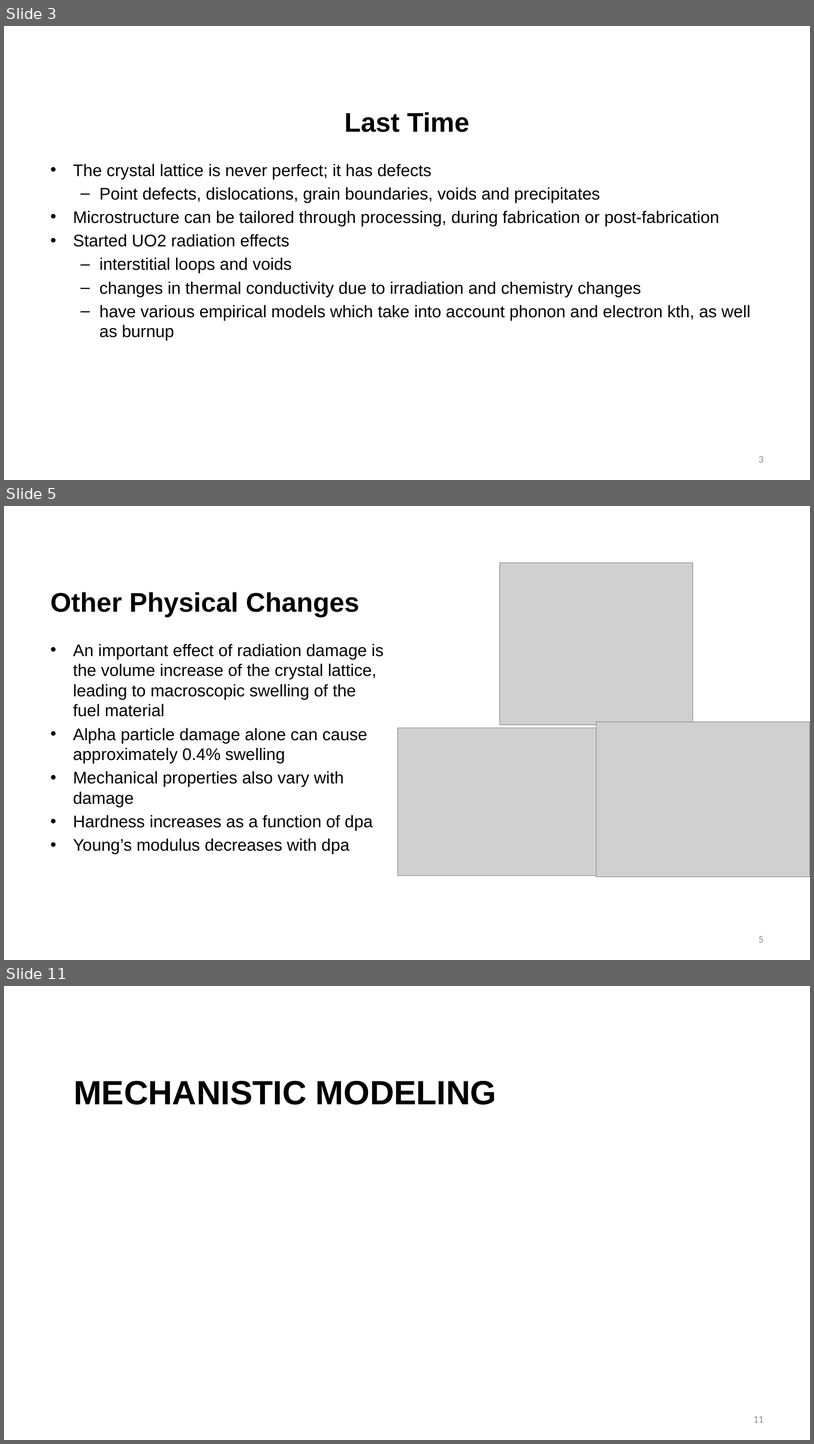
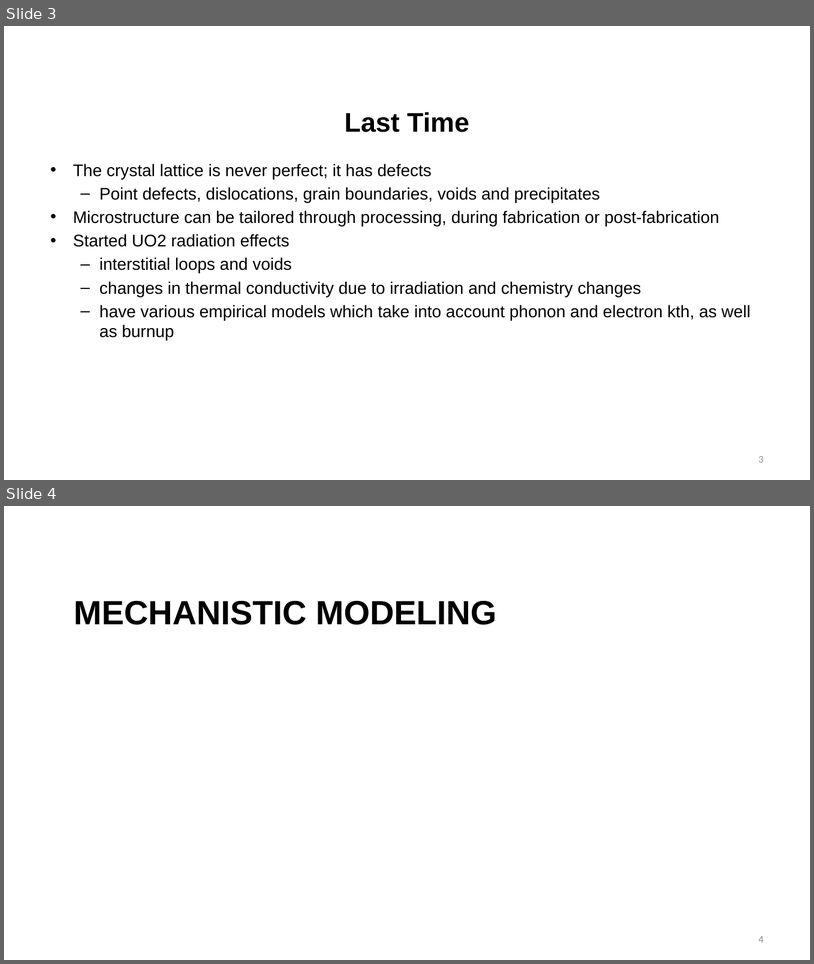
Before and after one commit to benbeeler/TEACHING, a slide deck: Nuclear_Fuel_Performance/NE533_Spring2026/Module2/Lec10_radeffects_mech_modeling.pptx. Shown one above the other, each under a label of ours: slides 3, 5 and 11 before the commit, slides 3 and 4 after it; the slides between them are not shown. The pictures are 814x1444 and 814x964 pixels, drawn with LibreOffice and Linux fonts; fonts in the diff are those of the drawing; grey boxes stand for pictures; background and template pictures are left out. Boxes give left, top, right and bottom in pixels: in the first picture for what was removed or moved away, otherwise in the second. Text is boxed around its words. In the diff, an @@ line names an element or a change of style, - is before the commit and + after.

```diff
--- a/Nuclear_Fuel_Performance/NE533_Spring2026/Module2/Lec10_radeffects_mech_modeling.pptx
+++ b/Nuclear_Fuel_Performance/NE533_Spring2026/Module2/Lec10_radeffects_mech_modeling.pptx
@@ slide 5 removed at [4, 506, 810, 960], background #FFFFFF @@
@@ picture removed at [500, 563, 693, 725] @@
@@ title removed at [50, 592, 359, 616] @@
-Other Physical Changes
@@ text removed at [73, 643, 384, 854] @@
-• An important effect of radiation damage is the volume increase of the crystal lattice, leading to macroscopic swelling of the fuel material
-• Alpha particle damage alone can cause approximately 0.4% swelling
-• Mechanical properties also vary with damage
-• Hardness increases as a function of dpa
-• Young’s modulus decreases with dpa
@@ picture removed at [398, 727, 597, 876] @@
@@ picture removed at [597, 722, 810, 876] @@
@@ page number removed at [759, 936, 764, 942] @@
-5
@@ what was slide 11 is now slide 4 @@
@@ page number at [759, 936, 764, 942]: text changed @@
-11
+4
```
Also in this commit, not shown: 6 other slides removed, 15 other files.
